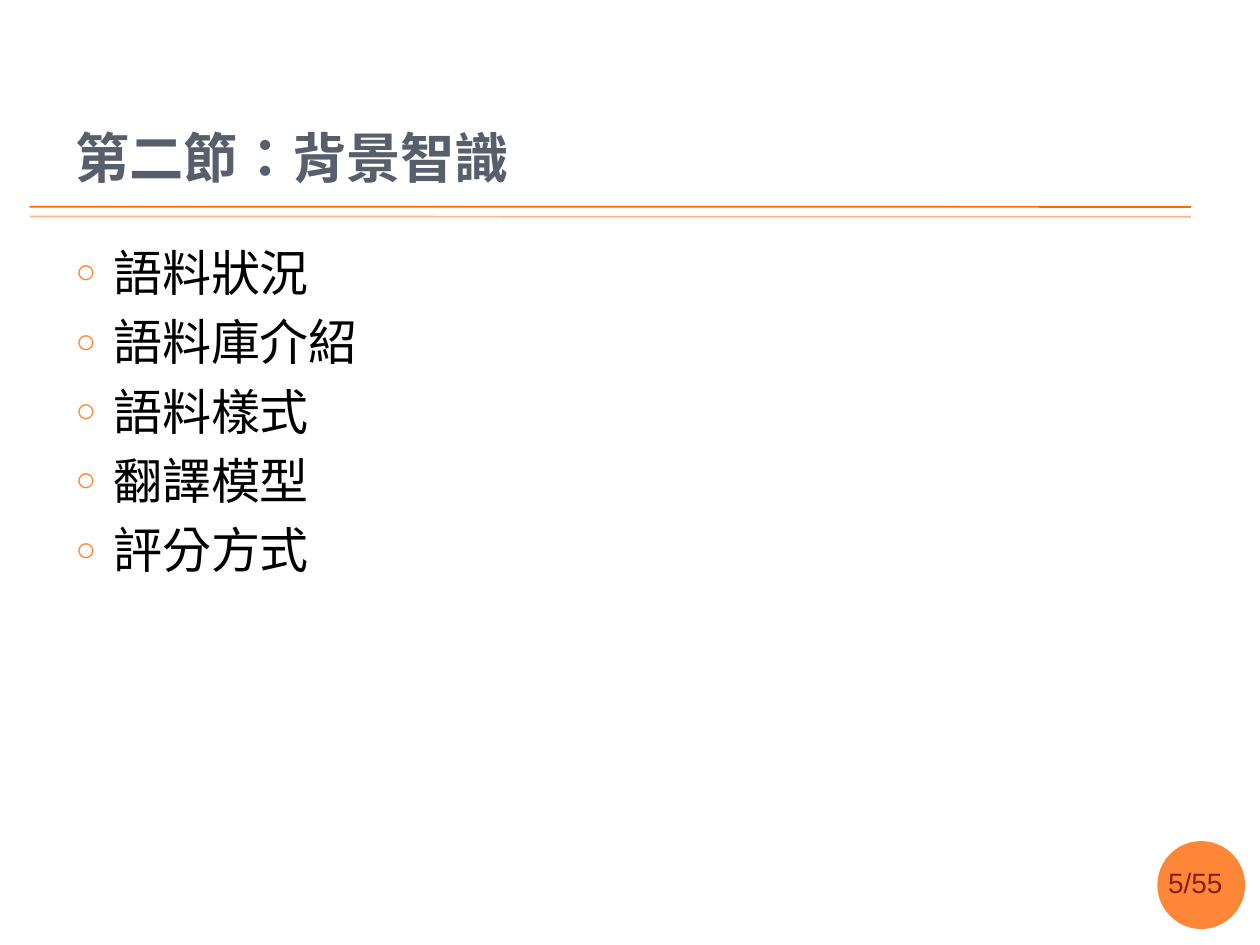
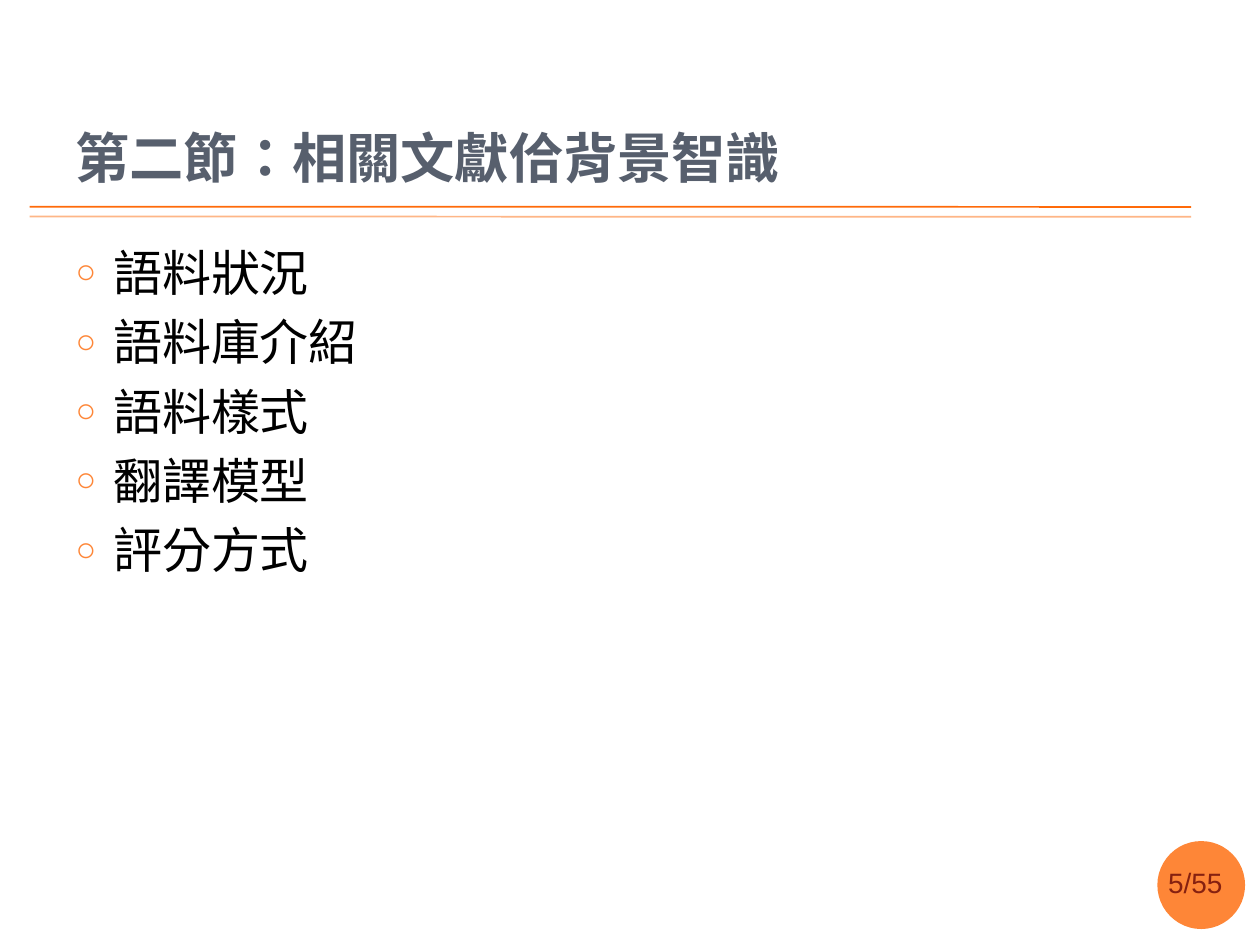
Before and after one commit to sih4sing5hong5/po3-ko3_tau5-iann2-phinn3, a slide deck: slide 5 of 翻譯報告.pptx. Drawn at 1260x945 pixels with LibreOffice and Linux fonts; fonts in the diff are those of the drawing; background and template pictures are left out. Boxes give left, top, right and bottom in pixels: in the first picture for what was removed or moved away, otherwise in the second. Text is boxed around its words. In the diff, an @@ line names an element or a change of style, - is before the commit and + after.

Commit message:
文獻大部份好矣，賰的問高老師 fix #6, fix #9 丞宏

```diff
--- a/翻譯報告.pptx
+++ b/翻譯報告.pptx
@@ title at box(75, 131, 780, 183): text changed @@
-第二節：背景智識
+第二節：相關文獻佮背景智識
```
Also in this commit, not shown: 11 other slides changed, 2 slides removed.
